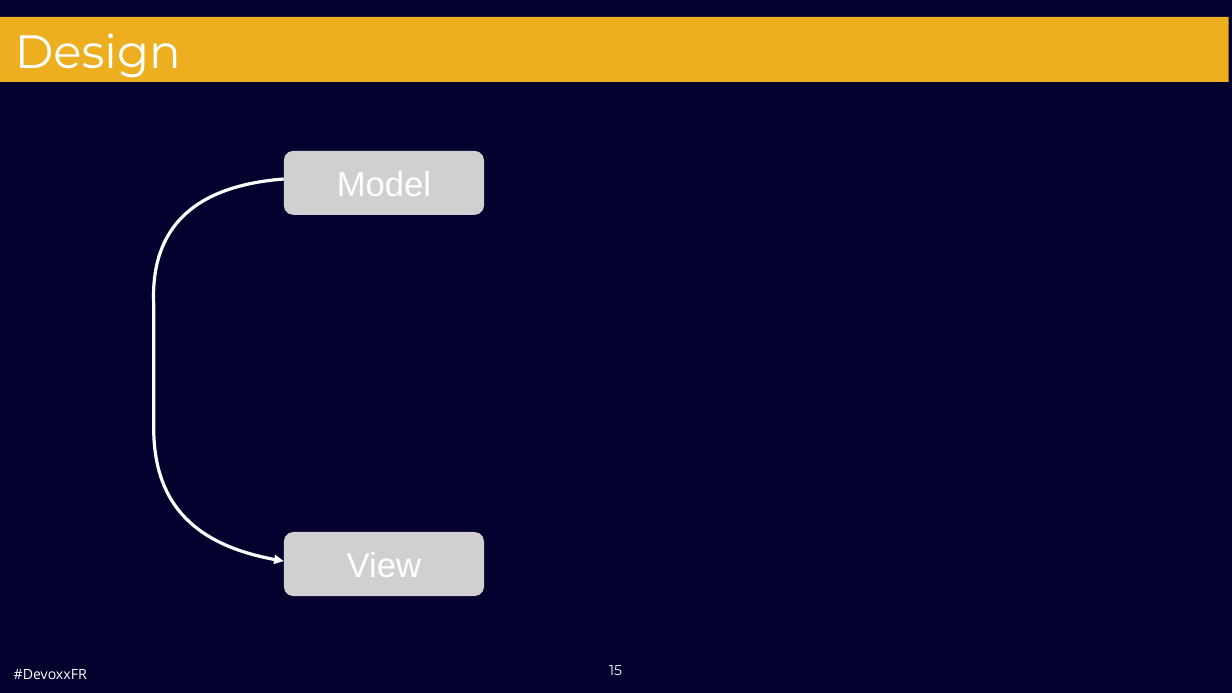
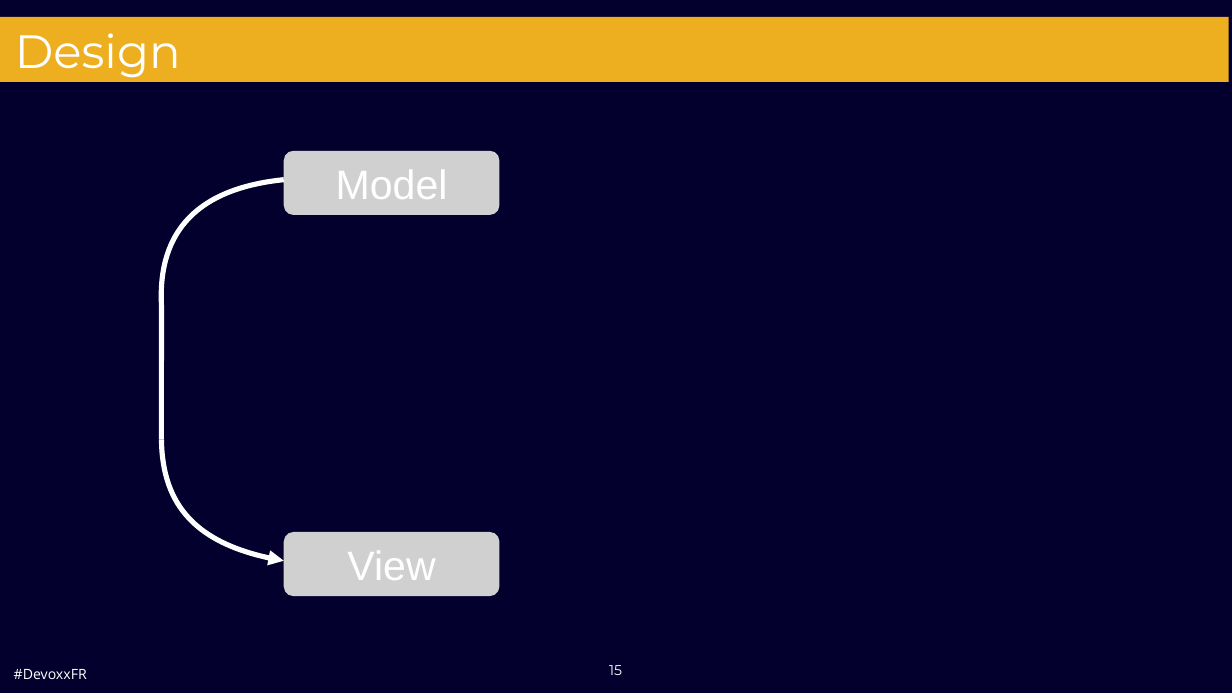
Before and after one commit to QuentinDuval/TicTacToeDevoxx, a slide deck: slide 15 of TicTacToe.pptx. Drawn at 1232x693 pixels with LibreOffice and Linux fonts; fonts in the diff are those of the drawing; grey boxes stand for pictures; background and template pictures are left out. Boxes give left, top, right and bottom in pixels: in the first picture for what was removed or moved away, otherwise in the second. Text is boxed around its words. In the diff, an @@ line names an element or a change of style, - is before the commit and + after.

```diff
--- a/TicTacToe.pptx
+++ b/TicTacToe.pptx
@@ picture "Model" at [284, 151, 499, 215]: size 54 to 64 pt @@
@@ picture "Model": place and size @@
-picture "Model" at [284, 151, 484, 215]
+picture "Model" at [284, 151, 499, 215]
@@ freeform shape: place and size @@
-freeform shape at [153, 179, 284, 305]
+freeform shape at [161, 180, 284, 305]
@@ outline #FFFFFF 5 pt to #FFFFFF 8 pt in 3 elements at [161, 180, 284, 305], [161, 439, 284, 561], [161, 305, 161, 439] @@
@@ freeform shape: place and size @@
-freeform shape at [154, 305, 154, 433]
+freeform shape at [161, 305, 161, 439]
@@ freeform shape: place and size @@
-freeform shape at [154, 433, 284, 561]
+freeform shape at [161, 439, 284, 561]
@@ picture "View": place and size @@
-picture "View" at [284, 532, 484, 596]
+picture "View" at [284, 532, 499, 596]
@@ picture "View" at [284, 532, 499, 596]: size 54 to 64 pt @@
```
Also in this commit, not shown: 7 other slides changed, 1 slide added, 1 other file.
